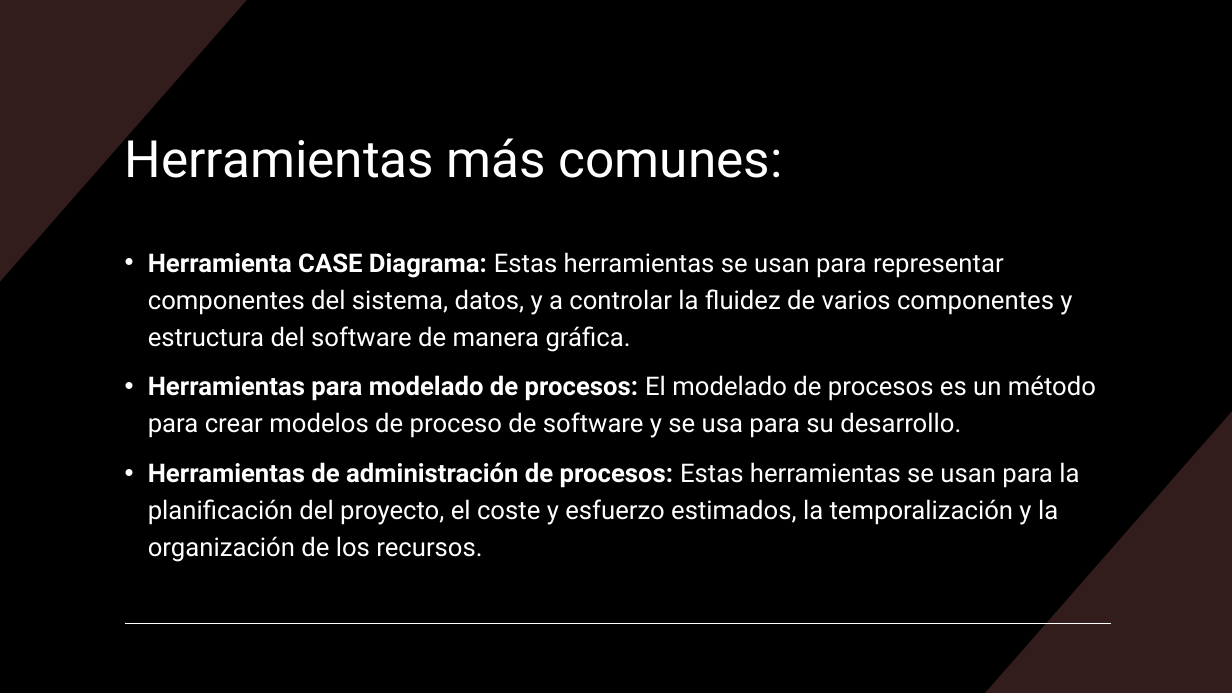
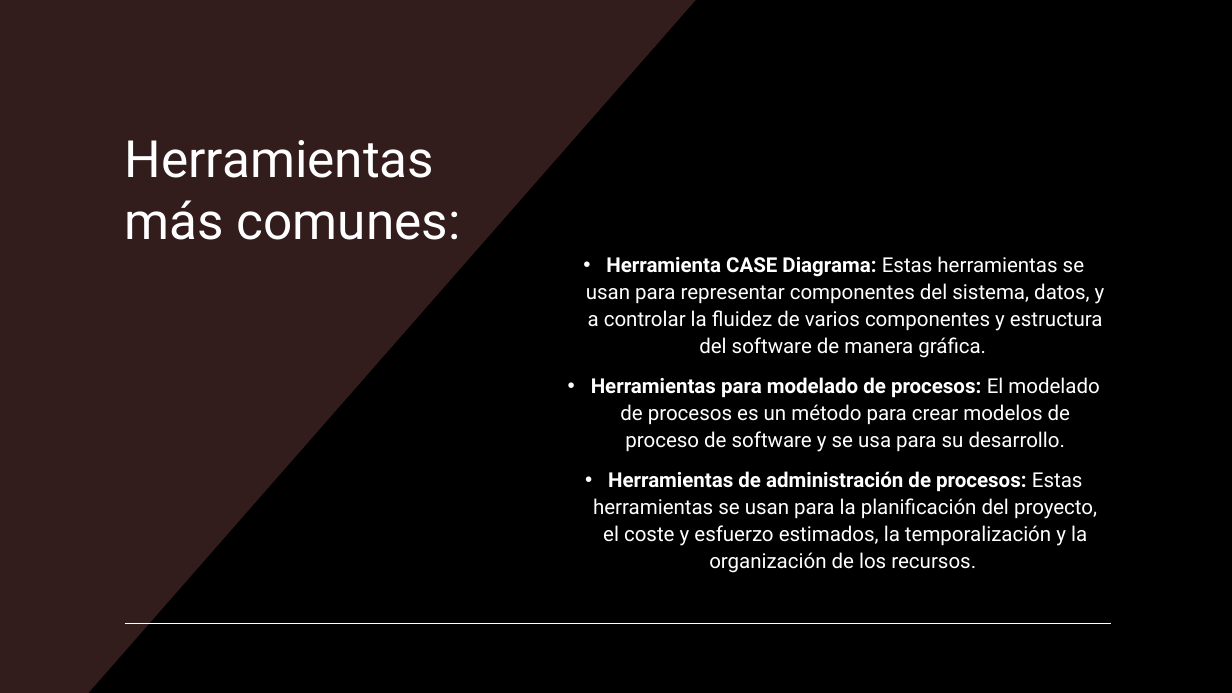
Before and after one commit to DAWEQUIPO5ENTORNOS/EQUIPO5_DAW_ENTORNOS, a slide deck: slide 5 of case.pptx. Drawn at 1232x693 pixels with LibreOffice and Linux fonts; fonts in the diff are those of the drawing. Boxes give left, top, right and bottom in pixels: in the first picture for what was removed or moved away, otherwise in the second. Text is boxed around its words. In the diff, an @@ line names an element or a change of style, - is before the commit and + after.

```diff
--- a/case.pptx
+++ b/case.pptx
@@ rectangle added at (x1=0, y1=0, x2=1232, y2=693), fill #000000 @@
@@ freeform shape added at (x1=0, y1=0, x2=696, y2=693), fill #321C1C @@
@@ title "Herramientas más comunes:" moved from (x1=125, y1=130, x2=783, y2=178) to (x1=125, y1=140, x2=461, y2=240) @@
@@ title "Herramientas más comunes:" at (x1=125, y1=140, x2=461, y2=240): vertical alignment middle to top @@
@@ text "Herramienta CASE Diagrama: Estas herramientas ..." moved from (x1=148, y1=252, x2=1096, y2=562) to (x1=586, y1=256, x2=1105, y2=573) @@
@@ text "Herramienta CASE Diagrama: Estas herramientas ..." at (x1=586, y1=256, x2=1105, y2=573): size 20 to 16 pt; alignment left to centre; line spacing 1.2 to 1.1; vertical alignment top to bottom @@
@@ line removed from (125, 624) to (1111, 624) @@
@@ line added from (125, 624) to (1111, 624), #FFFFFF 1 pt @@
```
Also in this commit, not shown: 6 other slides changed, 2 slides added, 1 slide removed, 3 other files.
